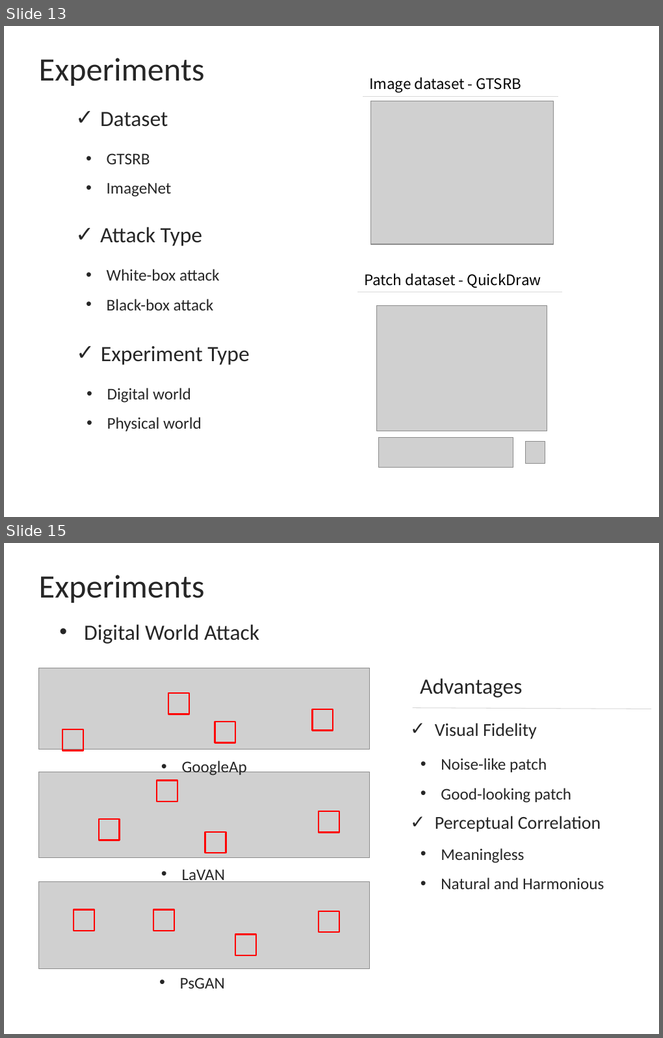
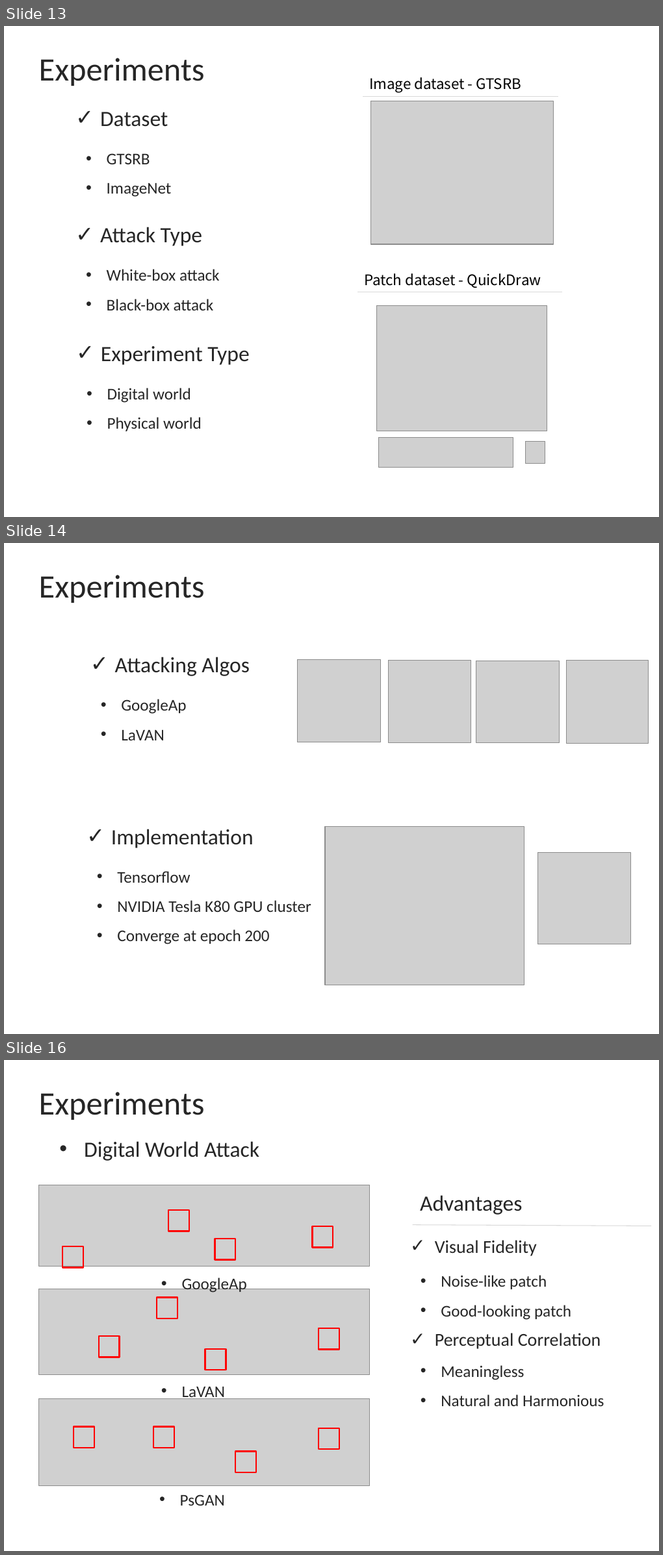
Before and after one commit to liuaishan/PerceptualSensitiveGAN, a slide deck: PSGAN_presentation.pptx. Shown one above the other, each under a label of ours: slides 13 and 15 before the commit, slides 13, 14 and 16 after it; the slides between them are not shown. The pictures are 663x1038 and 663x1555 pixels, drawn with LibreOffice and Linux fonts; fonts in the diff are those of the drawing; grey boxes stand for pictures. Boxes give left, top, right and bottom in pixels: in the first picture for what was removed or moved away, otherwise in the second. Text is boxed around its words. In the diff, an @@ line names an element or a change of style, - is before the commit and + after.

```diff
--- a/PSGAN_presentation.pptx
+++ b/PSGAN_presentation.pptx
@@ slide 14 added at [4, 543, 659, 1034], background #FFFFFF @@
@@ title added at [39, 575, 205, 603], 36 pt, text #262626 @@
+Experiments
@@ text added at [115, 657, 250, 676], 24 pt, text #262626 @@
+✓ Attacking Algos
@@ picture added at [298, 659, 381, 742] @@
@@ picture added at [389, 660, 471, 743] @@
@@ picture added at [477, 661, 560, 743] @@
@@ picture added at [566, 660, 649, 743] @@
@@ text added at [121, 699, 186, 741], 18 pt, text #262626 @@
+• GoogleAp
+• LaVAN
@@ text added at [111, 829, 254, 849], 24 pt, text #262626 @@
+✓ Implementation
@@ picture added at [325, 826, 525, 985] @@
@@ picture added at [538, 853, 631, 945] @@
@@ text added at [117, 871, 311, 945], 18 pt, text #262626 @@
+• Tensorflow
+• NVIDIA Tesla K80 GPU cluster
+• Converge at epoch 200
@@ what was slide 15 is now slide 16 @@
```
Also in this commit, not shown: 3 slides changed, 1 other slide added, 1 slide removed.
